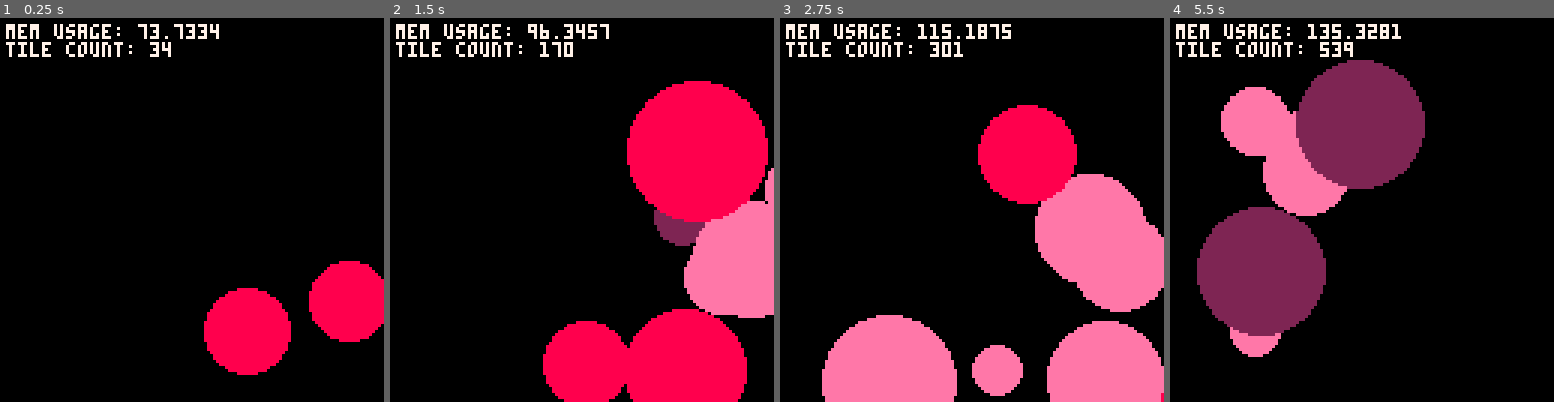
Above: before the commit, frames 1-4 (left to right).
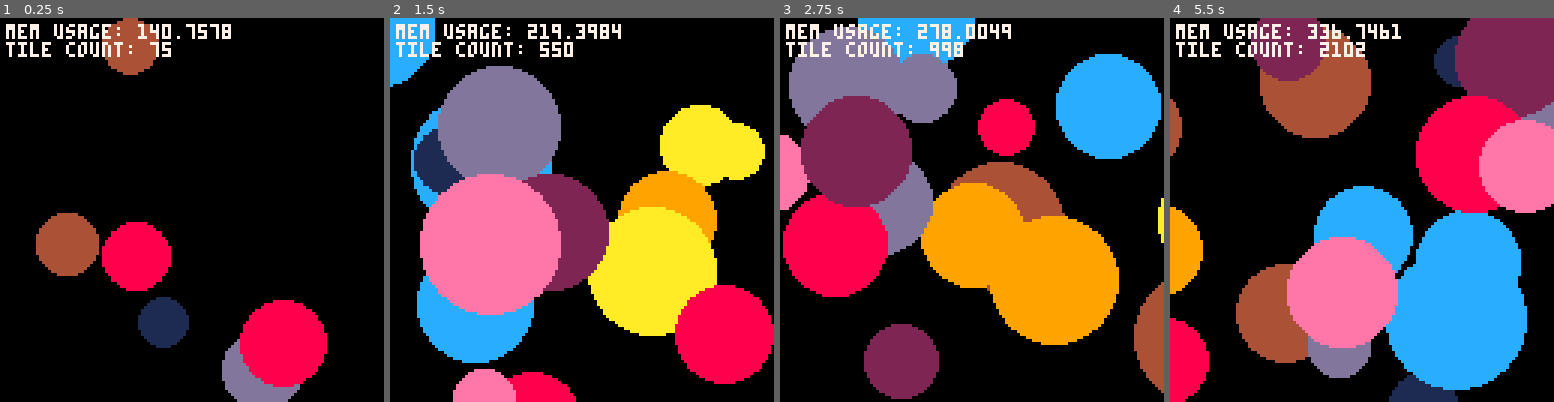
Above: after the commit, the same moments.

Repository: Siapran/p8-canvas
Game: PICO-8 cartridge demo.p8
Same seed, same stepped clock (60 frames per second), same inputs: the game is played once before the commit and once after it.
Inputs:
- Up to frame 1 (0.25 s): no input
- Up to frame 2 (1.5 s): no input
- Up to frame 3 (2.75 s): no input
- Up to frame 4 (5.5 s): no input

The runs differ from the first frame. In frame 1, 16% of the frame differs, in the area x 9-100%, y 0-100%; in frame 2, 63%; in frame 3, 68%; in frame 4, 70%, in the area x 0-100%, y 0-100%.

Commit message:
update draw api.

Diff:
--- a/canvas.lua
+++ b/canvas.lua
@@ -55,9 +55,7 @@
 		return node.sprnum
 	end
 
-	local function cam_aware_clip(x, y, ...)
-		clip(x-%0x5f28, y-%0x5f2a, ...)
-	end
+
 
 	local function draw_impl(x0, y0, x1, y1)
 		local gfxbak = @0x5f54
@@ -65,42 +63,47 @@
 		for y=y0,y1,8 do
 			local sy = y>>>16
 			for x=x0,x1,8 do
-				local tile = tiles[x | sy]
+				local tile = tiles[x|sy]
 				if (tile) spr(cached_tile(tile), x, y)
 			end
 		end
 		poke(0x5f54, gfxbak)
 	end
 
-	local function canv_draw(x, y, w, h)
-		if (not h) return canv_draw(%0x5f28, %0x5f2a, 128, 128)
-		local clipbak = $0x5f20
-		cam_aware_clip(x, y, w, h, true)
-		draw_impl(x&-8, y&-8, x+w & -8, y+h & -8)
+	local function canv_draw(cx, cy, w, h, sx, sy)
+		local ox, oy = cx-sx, cy-sy
+		local clipbak, cambak = $0x5f20, $0x5f28
+		clip(sx, sy, w, h, true)
+		camera(ox, oy)
+		draw_impl(@0x5f20+ox&-8, @0x5f21+oy&-8, @0x5f22+ox-1, @0x5f23+oy-1)
+		poke4(0x5f28, cambak)
 		poke4(0x5f20, clipbak)
 	end
 
 	return {
-		draw = canv_draw,
+		draw = function(sx, sy, w, h, dx, dy)
+			if (not sx) return canv_draw(%0x5f28, %0x5f2a, 128, 128, 0, 0)
+			return canv_draw(
+				sx, sy, w or 128, h or 128, (dx or 0)-%0x5f28, (dy or 0)-%0x5f2a)
+		end,
 		update = function(x, y, w, h, draw)
-			local x0, y0, x1, y1 = x&-8, y&-8, x+w & -8, y+h & -8
+			local x0, y0, x1, y1 = x&-8, y&-8, (x+w+7&-8)-1, (y+h+7&-8)-1
 
 			local clipbak, cambak, vidbak = $0x5f20, $0x5f28, @0x5f55
 			clip()
 			camera(x0, y0)
 			poke(0x5f55, render_bank)
 
-			rectfill(x0, y0, x1+8, y1+8, 0)
+			rectfill(x0, y0, x1, y1, 0)
 			draw_impl(x0, y0, x1, y1)
-			cam_aware_clip(x, y, w, h, true)
+			clip(x-%0x5f28, y-%0x5f2a, w, h, true)
 			draw()
 
-			x1, y1 = mid(x1, 0x8000, x0+120), mid(y1, 0x8000, y0+120)
 			for y=y0,y1,8 do
 				local yoff, sy = y-y0 << 6, y>>>16
 				for x=x0,x1,8 do
 					local tile = read_tile(render_addr | yoff | x-x0 >>> 1)
-					tiles[x | sy] = tile ~= empty_tile and tile or nil
+					tiles[x|sy] = tile ~= empty_tile and tile or nil
 				end
 			end
 
--- a/demo.p8
+++ b/demo.p8
@@ -7,32 +7,41 @@
 	return rnd(n)&-1
 end
 
-local canvas = make_canvas(0x80, 0xa0, 0)
+local canvas = make_canvas(0x80, 0x60, 0)
+local canvas2 = make_canvas(0xa0, 0x60, 0)
+local canvas3 = make_canvas(0xc0, 0x60, 0)
+
+local canv_list = {canvas3, canvas2, canvas}
 
 poke(0x5f36,0x2)
-local cx, cy
 local frame = 0
 
-function _update()
-	cx = -64 + sin(t()/10) * 128
-	cy = -64 + cos(t()/10) * 128
+function update_canv(canv, t, cols)
+	canv.cx = -64 + sin(t/6) * 128
+	canv.cy = -64 + cos(t/6) * 128
 
 	if frame % 4 == 0 then
-		local x, y = cx + 16 + rand(96), cy + 16 + rand(96)
+		local x, y = canv.cx + 16 + rand(96), canv.cy + 16 + rand(96)
 		local r = rand(16) + 8
-		local c = rand{2, 8, 14}
+		local c = rand(cols)
 
 		local x0, y0, w, h = x-r, y-r, 2*r+1, 2*r+1
-		canvas.update(x0, y0, w, h, function()
+		canv.update(x0, y0, w, h, function()
 			circfill(x, y, r, c)
 		end)
 	end
+end
+
+function _update()
+	update_canv(canvas, time(), {2, 8, 14})
+	update_canv(canvas2, time() + 2, {1, 13, 12})
+	update_canv(canvas3, time() + 4, {4, 9, 10})
 	frame += 1
 end
 
-function count_tiles()
+function count_tiles(canv)
 	local res = 0
-	for k,_ in pairs(canvas.tiles) do
+	for k,_ in pairs(canv.tiles) do
 		res += 1
 	end
 	return res
@@ -41,11 +50,17 @@
 function _draw()
 	cls()
 
-	camera(cx, cy)
-	-- canvas.draw(cx, cy, 128, 128)
-	canvas.draw()
+	-- alternatively:
+	-- camera(cx, cy)
+	-- canvas.draw()
 
-	camera()
+	local tiles = 0
+
+	for canv in all(canv_list) do
+		canv.draw(canv.cx, canv.cy, 128, 128, 0, 0)
+		tiles += count_tiles(canv)
+	end
+
 	print("mem usage: " .. stat(0), 2, 2, 7)
-	print("tile count: " .. count_tiles())
+	print("tile count: " .. tiles)
 end
--- a/pget_test.p8
+++ b/test.p8
@@ -37,4 +37,4 @@
 	end
 end
 
-print("all tests passed",7)
+print("all tests passed", 7)
Not shown, changed: README.md
Not shown, added: img/cache.gif
Not shown, changed: img/demo.gif
